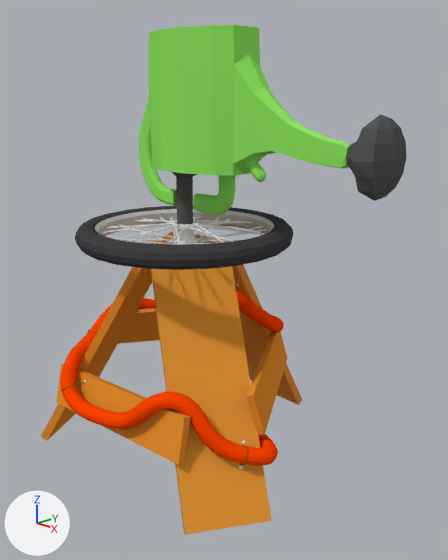
The Blender file Assets/TowerBlenddatein/WaterTower.blend, before and after one commit.
Before and after are seen from a 50 mm lens placed at (5.59, -4.77, 4.32), pointed at (0.54, 0.02, 2.24). Lighting does not change. The marker at lower left points along +X, +Y and +Z.
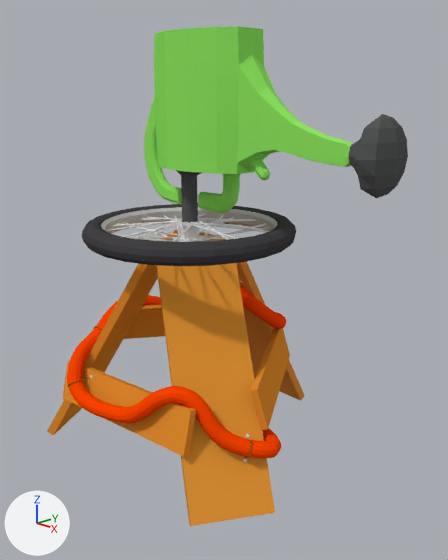
Not drawn themselves, but carrying or shaping drawn objects: ob_empty_003, ob_empty_002, ob_empty_001, ob_empty, ob_beziercurve.

What the commit changed:
Object 'Empty.003' (ob_empty_003) moves from (0.0762, -0.167, 2.673) to (0.0156, -0.0434, 2.673).
Object 'Cylinder.007' (ob_cylinder_007) moves from (0.08, -0.17, 2.67) to (0.02, -0.04, 2.67).
Object 'Empty.002' (ob_empty_002) moves from (0.0762, -0.167, 2.834) to (0.0156, -0.0434, 2.834).
Object 'Cylinder.006' (ob_cylinder_006) moves from (0.08, -0.17, 2.83) to (0.02, -0.04, 2.83).
Object 'Empty.001' (ob_empty_001) moves from (0.0762, -0.167, 2.673) to (0.0156, -0.0434, 2.673).
Object 'Cylinder.005' (ob_cylinder_005) moves from (0.08, -0.17, 2.67) to (0.02, -0.04, 2.67).
Object 'Empty' (ob_empty) moves from (0.0762, -0.167, 2.834) to (0.0156, -0.0434, 2.834).
Object 'Cylinder.003' (ob_cylinder_003) moves from (0.08, -0.17, 2.76) to (0.02, -0.04, 2.76).
Object 'Cylinder' (ob_cylinder) moves from (0.08, -0.17, 2.76) to (0.02, -0.04, 2.76).
Object 'Seitenbrett 3' (ob_seitenbrett_3) moves from (0.99, 0.35, 1.08) to (0.94, 0.46, 1.08).
Object 'Seitenbrett 3' (ob_seitenbrett_3) turns from (78, -75, 226) to (89, -75, 214) degrees about x, y and z.
Object 'Seitenbrett 3' (ob_seitenbrett_3) is rescaled from (-0.243, 0.0385, 0.246) to (0.243, 0.0385, 0.246).
Object 'Seitenbrett 2' (ob_seitenbrett_2) moves from (0.15, -1.29, 0.9) to (0.09, -1.17, 0.9).
Object 'Seitenbrett 2' (ob_seitenbrett_2) turns from (78, -75, 106) to (85, -75, 99) degrees about x, y and z.
Object 'Seitenbrett 2' (ob_seitenbrett_2) is rescaled from (-0.245, 0.0419, 0.281) to (0.245, 0.0419, 0.281).
Object 'seitenbrett 1' (ob_seitenbrett_1) moves from (-0.76, 0.37, 1.27) to (-0.85, 0.44, 1.27).
Object 'seitenbrett 1' (ob_seitenbrett_1) turns from (78, -75, 346) to (85, -75, -21) degrees about x, y and z.
Object 'seitenbrett 1' (ob_seitenbrett_1) is rescaled from (-0.245, 0.0396, 0.243) to (0.245, 0.0396, 0.243).
Object 'Stütze' (ob_stütze) moves from (-0.8, -0.75, 1.34) to (-0.86, -0.62, 1.34).
Object 'Cylinder.004' (ob_cylinder_004) moves from (0.08, -0.17, 2.83) to (0.02, -0.04, 2.83).
Object 'Stütze 3' (ob_stütze_3) moves from (0.04, 0.88, 1.34) to (-0.02, 1.0, 1.34).
Object 'Stütze 2' (ob_stütze_2) moves from (1.01, -0.67, 1.34) to (0.95, -0.55, 1.34).
Object 'BezierCurve' (ob_beziercurve) moves from (0.0601, -0.123, 1.058) to (-0.000507, 0.00078, 1.058).
Object 'Circle' (ob_circle) moves from (0.06, -0.12, 1.06) to (0.0, 0.0, 1.06).
Object 'Torus' (ob_torus) moves from (0.08, -0.17, 2.76) to (0.02, -0.04, 2.76).
Object 'Cylinder.008' (ob_cylinder_008) moves from (0.08, -0.17, 2.97) to (0.02, -0.04, 2.97).

Pixel boxes [x1, y1, x2, y2] of what changed, in the pictures (448 x 560 px):
'Cylinder.008', moved
    before: [139, 25, 407, 225]
    after: [144, 26, 408, 223]
'Stütze 2', moved
    before: [151, 266, 272, 535]
    after: [156, 263, 275, 526]
'Circle', moved
    before: [61, 289, 284, 466]
    after: [67, 286, 286, 459]
'Torus', moved
    before: [75, 205, 293, 270]
    after: [82, 204, 296, 266]
'Seitenbrett 2', moved, turned, rescaled
    before: [56, 364, 190, 465]
    after: [62, 360, 196, 457]
'Stütze', moved
    before: [41, 232, 176, 441]
    after: [47, 229, 181, 435]
'Stütze 3', moved
    before: [194, 234, 302, 405]
    after: [199, 232, 305, 401]
'Seitenbrett 3', moved, turned, rescaled
    before: [246, 332, 287, 435]
    after: [250, 328, 290, 430]
'Cylinder.003', moved
    before: [95, 209, 274, 239]
    after: [101, 207, 277, 235]
'seitenbrett 1', moved, turned, rescaled
    before: [118, 308, 160, 344]
    after: [124, 305, 165, 339]
'Cylinder.004', moved
    before: [107, 216, 264, 244]
    after: [112, 214, 269, 242]
'Cylinder.006', moved
    before: [101, 216, 266, 245]
    after: [107, 217, 265, 242]
'Cylinder.005', moved
    before: [111, 217, 263, 245]
    after: [117, 215, 266, 242]
'Cylinder.007', moved
    before: [112, 217, 267, 245]
    after: [124, 215, 270, 242]
'Cylinder', moved
    before: [172, 224, 199, 244]
    after: [177, 222, 203, 242]
